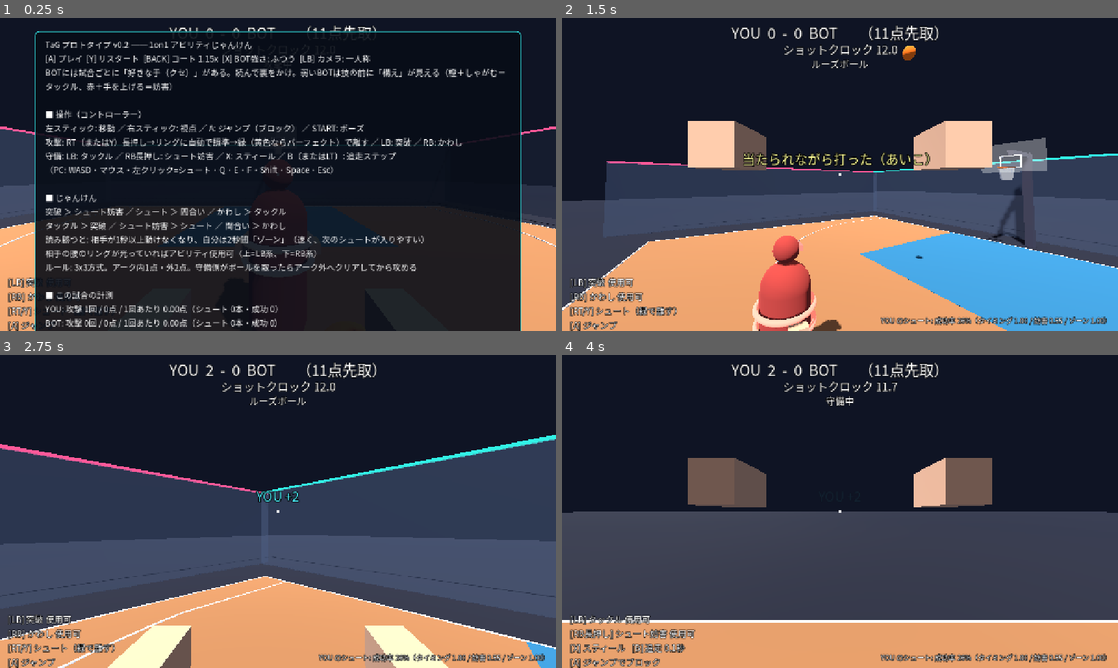
Above: before the commit, frames 1-4 (two rows, left to right).
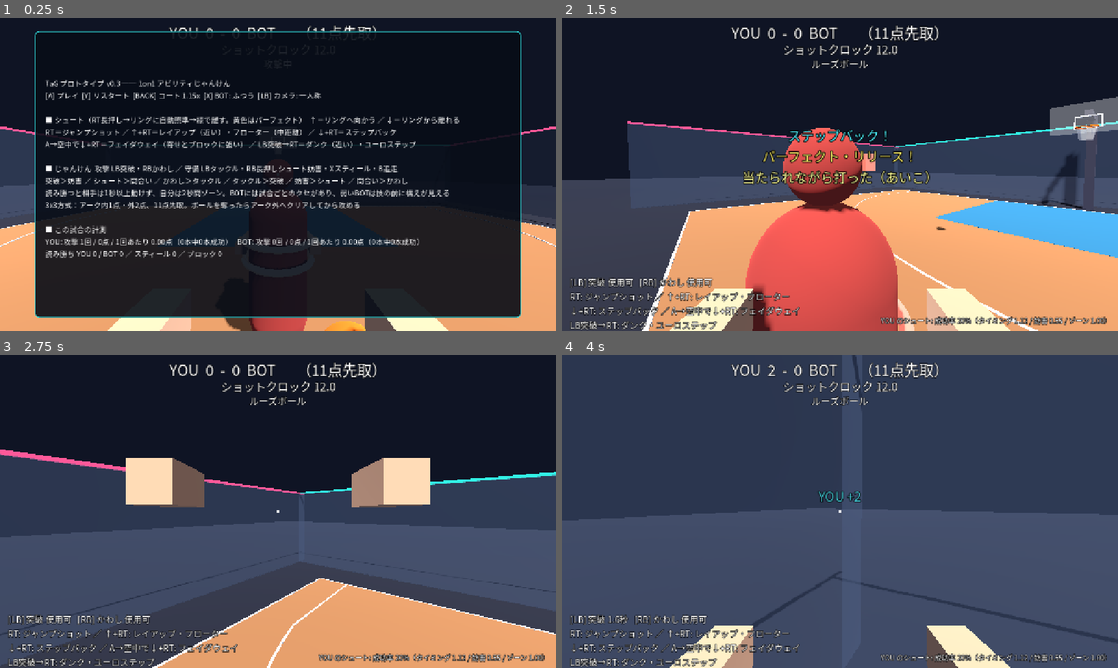
Above: after the commit, the same moments.

Repository: S70RM3892/Basket-team-play-TaG
Game: Godot game, scene res://main.tscn
The game is run twice, just before and just after one commit, with the same random seed, the same clock (stepped at 60 frames per second) and the same inputs.
Inputs (mouse positions are in pixels of both pictures, inside the frame that each line leads up to):
- Up to frame 1 (0.25 s): no input
- Up to frame 2 (1.5 s): tap Enter (menu_ok) at 0.5 s; move the mouse to (962, 158) at 0.52 s; press the mouse at (962, 158) at 0.53 s; hold D (move_right) 0.53-1.28 s; tap Space (jump) at 0.77, 1.07 s; tap F (steal) at 0.8, 1.35 s; move the mouse to (812, 174) at 1.27 s; release the mouse at (812, 174) at 1.28 s; hold W (move_fwd) from 1.28 s (still down)
- Up to frame 3 (2.75 s): keep holding W (move_fwd); tap Space (jump) at 1.52, 1.82, 2.3 s; tap Shift (step) at 1.55, 2.1 s; move the mouse to (289, 505) at 2.02 s
- Up to frame 4 (4 s): keep holding W (move_fwd); move the mouse to (834, 517) at 2.77 s; tap Space (jump) at 2.85, 3.02, 3.32, 3.77 s; click (834, 517) at 3.05 s; move the mouse to (878, 514) at 3.52 s; tap Q (ability1) at 3.6 s; tap F (steal) at 3.8 s

The runs differ from the first frame. In frame 1, 18% of the frame differs, in the area x 1-94%, y 7-100%; in frame 2, 49%; in frame 3, 24%; in frame 4, 81%, in the area x 0-100%, y 0-100%.

Commit message:
Prototype v0.3: contextual shot types from basic input combos
Stick direction x shoot x jump x dash selects jumper, layup, floater,
step-back, fadeaway, dunk or euro step. Each type has its own body motion,
auto-jump timed so the apex lands on the perfect zone, contest/block
sensitivity and arc. Dash-cancel into a shot stays tackle-vulnerable for
0.2s to keep the RPS intact. Bot picks shot types by situation. Meter
shows shot name + live success %, pause menu condensed with per-type stats.

Co-Authored-By: Claude Opus 5.5 <noreply@anthropic.com>
Claude-Session: https://claude.ai/code/session_014atymtKrLsjMvGRD2tjQcD

Diff:
--- a/prototype/project.godot
+++ b/prototype/project.godot
@@ -7,7 +7,7 @@
 
 config/name="TaG Prototype"
 config/description="Basket Team-play TaG: 1on1 ability rock-paper-scissors prototype"
-config/version="0.2.0"
+config/version="0.3.0"
 run/main_scene="res://main.tscn"
 config/features=PackedStringArray("4.7", "GL Compatibility")
 config/icon="res://icon.svg"
--- a/prototype/scripts/ai_brain.gd
+++ b/prototype/scripts/ai_brain.gd
@@ -16,6 +16,8 @@
 var queue: Array = []  # [{"t": float, "act": String}]
 var def_fav := "tackle"
 var off_fav := "dash"
+var fade_wait := 0.0
+var dash_shot_rolled := false
 const DEF_NAMES := {"tackle": "タックル", "contest": "シュート妨害", "wait": "間合い（待つ）"}
 const OFF_NAMES := {"dash": "突破", "dodge": "かわし", "shoot": "シュート"}
 
@@ -121,6 +123,23 @@
 		return
 	shooting = false
 
+	# フェイダウェイ：跳んでから、後ろに倒しつつ打つ
+	if fade_wait > 0.0:
+		fade_wait -= delta
+		a.set_move_world(-to_rim)
+		if fade_wait <= 0.0:
+			_start_shot(a)
+		return
+	# 突破中にリングが近ければ、ダンクかユーロステップにつなぐ
+	if a.state == A.S.DASH:
+		if not dash_shot_rolled and nd < 3.6:
+			dash_shot_rolled = true
+			if randf() < 0.65:
+				a.set_move_world(to_rim)
+				_start_shot(a)
+		return
+	dash_shot_rolled = false
+
 	if g.needs_clear and g.possession == a.team:
 		var out: Vector3 = rim - to_rim.normalized() * (g.arc_radius() + 1.2)
 		a.set_move_world(out - a.flat_pos())
@@ -141,7 +160,7 @@
 		reacted_state = -1
 
 	if g.shot_clock < 2.0 or dist_rim < 1.5:
-		_start_shot(a)
+		_plan_shot(a, to_rim, nd, d_opp)
 		return
 	think_t -= delta
 	if think_t > 0.0:
@@ -151,7 +170,7 @@
 		strafe = -strafe
 	var open := d_opp > 2.3 or not between
 	if open and nd < 8.0 and randf() < 0.75:
-		_start_shot(a)
+		_plan_shot(a, to_rim, nd, d_opp)
 		return
 	if not between:
 		return
@@ -173,6 +192,32 @@
 		"dodge":
 			a.i_ab2 = true
 		"shoot":
+			_plan_shot(a, to_rim, nd, d_opp)
+
+
+func _plan_shot(a, to_rim: Vector3, nd: float, d_opp: float) -> void:
+	## 状況に応じてシュートの種類を選び、その操作（スティックの向き・ジャンプ）を入れる
+	var plan := "auto"
+	if nd < 3.2:
+		plan = "drive"
+	elif d_opp < 1.8:
+		plan = _pick({"stepback": 1.2, "fade": 1.0, "jumper": 0.6})
+	elif nd < 5.5:
+		plan = _pick({"drive": 1.0, "jumper": 1.0})
+	else:
+		plan = "jumper"
+	match plan:
+		"drive":
+			a.set_move_world(to_rim)
+			_start_shot(a)
+		"stepback":
+			a.set_move_world(-to_rim)
+			_start_shot(a)
+		"fade":
+			a.i_jump = true
+			fade_wait = 0.12
+		_:
+			a.i_move = Vector2.ZERO
 			_start_shot(a)
 
 
--- a/prototype/scripts/athlete.gd
+++ b/prototype/scripts/athlete.gd
@@ -46,6 +46,18 @@
 const DOWN_T := 1.2
 const STAGGER_T := 0.7
 const SHOT_METER_T := 0.7
+# シュートの種類：基本操作の組み合わせで決まる（_classify_shot）
+#  meter=溜めが1.0になるまでの秒数 / mult=成功率の倍率 / prox=寄せの効きやすさ（小さいほど寄せに強い）
+#  block=ブロックされやすさ / angle=弾道の角度（0は距離で自動）/ jump_at・jump_v=自動ジャンプ（頂点が「パーフェクト」付近に来る）
+const SHOT_TYPES := {
+	"jumper": {"name": "ジャンプショット", "meter": 0.7, "mult": 1.0, "prox": 1.0, "block": 1.0, "angle": 0.0, "jump_at": 0.2, "jump_v": 4.0},
+	"stepback": {"name": "ステップバック", "meter": 0.75, "mult": 0.95, "prox": 1.0, "block": 0.8, "angle": 0.0, "jump_at": 0.25, "jump_v": 4.0},
+	"fade": {"name": "フェイダウェイ", "meter": 0.45, "mult": 0.86, "prox": 0.45, "block": 0.4, "angle": 56.0, "jump_at": -1.0, "jump_v": 0.0},
+	"layup": {"name": "レイアップ", "meter": 0.8, "mult": 1.05, "prox": 1.0, "block": 1.3, "angle": 0.0, "jump_at": 0.25, "jump_v": 4.4},
+	"euro": {"name": "ユーロステップ", "meter": 0.8, "mult": 1.0, "prox": 0.5, "block": 0.6, "angle": 0.0, "jump_at": 0.25, "jump_v": 4.4},
+	"floater": {"name": "フローター", "meter": 0.6, "mult": 0.95, "prox": 0.6, "block": 0.3, "angle": 66.0, "jump_at": 0.19, "jump_v": 3.2},
+	"dunk": {"name": "ダンク", "meter": 0.5, "mult": 1.0, "prox": 0.7, "block": 1.5, "angle": 0.0, "jump_at": 0.0, "jump_v": 5.0},
+}
 const SHOT_AUTO_RELEASE := 1.3
 const ZONE_T := 2.0
 
@@ -63,6 +75,11 @@
 var dash_beat_done := false
 var dodge_evaded := false
 var shoot_charge := 0.0
+var shot_type := "jumper"
+var shot_side := 1.0
+var shot_jumped := false
+var since_dash := 9.0
+var dash_cancel_t := 0.0  # 突破からダンク等へつないだ直後は、まだ「突破」としてタックルに負ける
 var shoot_contact := false
 var yaw := 0.0
 var pitch := 0.0
@@ -310,6 +327,8 @@
 	for k in cd.keys():
 		cd[k] = max(0.0, cd[k] - delta)
 	zone_t = max(0.0, zone_t - delta)
+	since_dash += delta
+	dash_cancel_t = max(0.0, dash_cancel_t - delta)
 	if pretell_t > 0.0:
 		pretell_t -= delta
 		if pretell_t <= 0.0:
@@ -377,10 +396,7 @@
 			var r := role()
 			if r == 1:
 				if i_shoot_held:
-					_enter(S.SHOOT)
-					shoot_charge = 0.0
-					shoot_contact = false
-					game.on_shot_start(self)
+					_begin_shot()
 				elif i_ab1 and cd.dash <= 0.0:
 					cd.dash = DASH_CD
 					_enter(S.DASH_START)
@@ -409,7 +425,11 @@
 				elif i_step and cd.step <= 0.0:
 					_start_step()
 		S.SHOOT:
-			shoot_charge += delta / SHOT_METER_T
+			var st: Dictionary = SHOT_TYPES[shot_type]
+			shoot_charge += delta / float(st.meter)
+			if not shot_jumped and float(st.jump_at) >= 0.0 and state_t >= float(st.jump_at) and is_on_floor():
+				velocity.y = float(st.jump_v)
+				shot_jumped = true
 			if role() != 1:
 				_enter(S.NORMAL)
 			elif not i_shoot_held or shoot_charge >= SHOT_AUTO_RELEASE:
@@ -423,8 +443,14 @@
 				collision_mask = 9
 				_enter(S.DASH)
 		S.DASH:
+			since_dash = 0.0
 			_check_dash_beats()
-			if state_t >= DASH_T:
+			if i_shoot_held and role() == 1:
+				# 突破 → シュート：ダンクかユーロステップにつながる
+				collision_mask = 11
+				dash_cancel_t = 0.2
+				_begin_shot()
+			elif state_t >= DASH_T:
 				collision_mask = 11
 				_enter(S.NORMAL)
 				game.on_dash_end(self)
@@ -485,6 +511,73 @@
 				_enter(S.NORMAL)
 
 
+func _classify_shot() -> String:
+	## 基本操作の組み合わせからシュートの種類を決める
+	var to_rim: Vector3 = game.rim_floor() - flat_pos()
+	var nd: float = to_rim.length() / game.court_scale
+	var w := _wish_dir()
+	var toward := w.dot(to_rim.normalized()) if w.length() > 0.1 and to_rim.length() > 0.01 else 0.0
+	shot_side = signf(i_move.x) if absf(i_move.x) > 0.25 else (1.0 if randf() < 0.5 else -1.0)
+	if state == S.DASH or since_dash < 0.5:
+		if nd < 1.9:
+			return "dunk"
+		if nd < 3.6:
+			return "euro"
+	if not is_on_floor():
+		return "fade" if toward < -0.3 else "jumper"
+	if toward > 0.5:
+		if nd < 3.2:
+			return "layup"
+		if nd < 5.5:
+			return "floater"
+	if toward < -0.5:
+		return "stepback"
+	return "jumper"
+
+
+func _begin_shot() -> void:
+	shot_type = _classify_shot()
+	shoot_charge = 0.0
+	shoot_contact = false
+	shot_jumped = false
+	collision_mask = 9 if shot_type == "euro" else 11
+	_enter(S.SHOOT)
+	game.on_shot_start(self)
+
+
+func shot_meter_t() -> float:
+	return float(SHOT_TYPES[shot_type].meter)
+
+
+func _shot_motion(hv: Vector3, delta: float) -> Vector3:
+	## シュートの種類ごとの体の動き（レイアップの2歩、ステップバックの跳び退き など）
+	var to_rim: Vector3 = game.rim_floor() - flat_pos()
+	var dist := to_rim.length()
+	var tr: Vector3 = to_rim / dist if dist > 0.01 else forward()
+	var t := state_t
+	match shot_type:
+		"layup":
+			if dist < 0.7:
+				return Vector3.ZERO
+			return tr * (5.0 if t < 0.28 else 2.0)
+		"euro":
+			var side := right_vec() * shot_side
+			if t < 0.14:
+				return side * 5.5 + tr * 2.0
+			if dist < 0.7:
+				return Vector3.ZERO
+			return tr * (5.0 if t < 0.3 else 1.5)
+		"dunk":
+			return tr * 6.5 if dist > 0.55 else Vector3.ZERO
+		"stepback":
+			return -tr * 6.5 if t < 0.22 else hv.move_toward(Vector3.ZERO, ACCEL * delta)
+		"fade":
+			return -tr * 2.4
+		"floater":
+			return tr * 2.5 if dist > 1.0 else Vector3.ZERO
+	return hv.move_toward(Vector3.ZERO, ACCEL * delta)
+
+
 func _wish_dir() -> Vector3:
 	var w := right_vec() * i_move.x + forward() * i_move.y
 	w.y = 0
@@ -502,6 +595,8 @@
 			hv = dir_lock * TACKLE_SPEED
 		S.STEP:
 			hv = dir_lock * STEP_SPEED
+		S.SHOOT:
+			hv = _shot_motion(hv, delta)
 		S.DOWN, S.TACKLE_RECOVER, S.DODGE_RECOVER, S.DASH_START, S.TACKLE_START, S.STEAL_RECOVER:
 			hv = hv.move_toward(Vector3.ZERO, ACCEL * 1.5 * delta)
 		_:
@@ -597,6 +692,7 @@
 
 func _release_shot() -> void:
 	var c := shoot_charge
+	collision_mask = 11
 	_enter(S.NORMAL)
 	game.release_shot(self, c, shoot_contact)
 
@@ -677,6 +773,10 @@
 		tilt = -1.35
 	elif state == S.STAGGER:
 		tilt = 0.25
+	elif state == S.SHOOT and shot_type == "fade":
+		tilt = 0.3
+	elif state == S.SHOOT and (shot_type == "layup" or shot_type == "euro" or shot_type == "dunk"):
+		tilt = -0.15
 	pivot.scale.y = crouch
 	pivot.rotation.x = tilt
 	var up := state == S.CONTEST or state == S.CONTEST_START or (not is_on_floor() and role() != 1) or (state == S.NORMAL and pretell == "contest")
--- a/prototype/scripts/ball.gd
+++ b/prototype/scripts/ball.gd
@@ -21,6 +21,8 @@
 var shooter = null
 var blocked := false
 var block_rolled := false
+var shot_kind := ""
+var block_mult := 1.0
 
 
 func setup(p_game) -> void:
--- a/prototype/scripts/hud.gd
+++ b/prototype/scripts/hud.gd
@@ -49,7 +49,7 @@
 	status_l = _label(22, HORIZONTAL_ALIGNMENT_CENTER)
 	_place(status_l, Control.PRESET_CENTER_TOP, -500, 88, 500, 118)
 	abil_l = _label(20, HORIZONTAL_ALIGNMENT_LEFT)
-	_place(abil_l, Control.PRESET_BOTTOM_LEFT, 18, -128, 560, -10)
+	_place(abil_l, Control.PRESET_BOTTOM_LEFT, 18, -128, 640, -10)
 	info_l = _label(16, HORIZONTAL_ALIGNMENT_RIGHT)
 	_place(info_l, Control.PRESET_BOTTOM_RIGHT, -760, -36, -16, -8)
 
@@ -117,7 +117,7 @@
 	sb.content_margin_bottom = 16
 	pause_panel.add_theme_stylebox_override("panel", sb)
 	pause_l = Label.new()
-	pause_l.add_theme_font_size_override("font_size", 19)
+	pause_l.add_theme_font_size_override("font_size", 17)
 	pause_l.autowrap_mode = TextServer.AUTOWRAP_WORD_SMART
 	pause_panel.add_child(pause_l)
 	root.add_child(pause_panel)
@@ -216,7 +216,7 @@
 	if r == 2:
 		abil_l.text = "[LB] %s\n[RB長押し] %s\n[X] スティール   [B] %s\n[A] ジャンプでブロック" % [_cd_text("タックル", h.cd.tackle), _cd_text("シュート妨害", h.cd.contest), _cd_text("追走", h.cd.step)]
 	else:
-		abil_l.text = "[LB] %s\n[RB] %s\n[RT/Y] シュート（緑で離す）\n[A] ジャンプ" % [_cd_text("突破", h.cd.dash), _cd_text("かわし", h.cd.dodge)]
+		abil_l.text = "[LB] %s   [RB] %s\nRT: ジャンプショット ／ ↑+RT: レイアップ・フローター\n↓+RT: ステップバック ／ A→空中で↓+RT: フェイダウェイ\nLB突破→RT: ダンク・ユーロステップ" % [_cd_text("突破", h.cd.dash), _cd_text("かわし", h.cd.dodge)]
 	var charging: bool = h.state == S.SHOOT
 	meter_bg.visible = charging
 	if charging:
@@ -228,10 +228,12 @@
 			note = "  妨害されている！"
 		elif sc.kind == "free" or sc.kind == "open":
 			note = "  フリー"
-		meter_pct.text = "成功率 %d%%%s" % [pct, note]
+		meter_pct.text = "%s  成功率 %d%%%s" % [sc.name, pct, note]
 		meter_pct.add_theme_color_override("font_color", Color(0.4, 1.0, 0.5) if pct >= 50 else (Color(1, 0.9, 0.4) if pct >= 30 else Color(1, 0.4, 0.4)))
 	info_l.text = last_shot_info
 	pause_panel.visible = game.paused
+	abil_l.visible = not game.paused
+	info_l.visible = not game.paused
 	if game.paused:
 		pause_l.text = _pause_text()
 	var no_pad := Input.get_connected_joypads().is_empty()
@@ -241,27 +243,23 @@
 
 func _pause_text() -> String:
 	var g = game
-	var head := "TaG プロトタイプ v0.2 ── 1on1 アビリティじゃんけん\n"
+	var t := "TaG プロトタイプ v0.3 ── 1on1 アビリティじゃんけん\n"
 	if g.game_over:
-		head = "試合終了  YOU %d - %d BOT     BOTのクセ: %s\n" % [g.score[0], g.score[1], g.bot.brain.habit_text()]
-	var t := head
-	t += "[A] %s  [Y] リスタート  [BACK] コート %.2fx  [X] BOT強さ: %s  [LB] カメラ: %s\n" % ["新しい試合" if g.game_over else "プレイ", g.court_scale, g.SKILL_NAMES[g.skill_idx], "三人称" if g.camera_tps else "一人称"]
-	t += "BOTには試合ごとに「好きな手（クセ）」がある。読んで裏をかけ。弱いBOTは技の前に「構え」が見える（橙＋しゃがむ＝タックル、赤＋手を上げる＝妨害）\n\n"
-	t += "■ 操作（コントローラー）\n"
-	t += "左スティック: 移動 ／ 右スティック: 視点 ／ A: ジャンプ（ブロック） ／ START: ポーズ\n"
-	t += "攻撃: RT（またはY）長押し→リングに自動で照準→緑（黄色ならパーフェクト）で離す ／ LB: 突破 ／ RB: かわし\n"
-	t += "守備: LB: タックル ／ RB長押し: シュート妨害 ／ X: スティール ／ B（またはLT）: 追走ステップ\n"
-	t += "（PC: WASD・マウス・左クリック=シュート・Q・E・F・Shift・Space・Esc）\n\n"
-	t += "■ じゃんけん\n"
-	t += "突破 ＞ シュート妨害 ／ シュート ＞ 間合い ／ かわし ＞ タックル\n"
-	t += "タックル ＞ 突破 ／ シュート妨害 ＞ シュート ／ 間合い ＞ かわし\n"
-	t += "読み勝つと: 相手が1秒以上動けなくなり、自分は2秒間「ゾーン」（速く、次のシュートが入りやすい）\n"
-	t += "相手の腰のリングが光っていればアビリティ使用可（上=LB系、下=RB系）\n"
-	t += "ルール: 3x3方式。アーク内1点・外2点。守備側がボールを取ったらアーク外へクリアしてから攻める\n\n"
+		t = "試合終了  YOU %d - %d BOT     BOTのクセ: %s\n" % [g.score[0], g.score[1], g.bot.brain.habit_text()]
+	t += "[A] %s  [Y] リスタート  [BACK] コート %.2fx  [X] BOT: %s  [LB] カメラ: %s\n\n" % ["新しい試合" if g.game_over else "プレイ", g.court_scale, g.SKILL_NAMES[g.skill_idx], "三人称" if g.camera_tps else "一人称"]
+	t += "■ シュート（RT長押し→リングに自動照準→緑で離す。黄色はパーフェクト）  ↑＝リングへ向かう ／ ↓＝リングから離れる\n"
+	t += "RT＝ジャンプショット ／ ↑+RT＝レイアップ（近い）・フローター（中距離） ／ ↓+RT＝ステップバック\n"
+	t += "A→空中で↓+RT＝フェイダウェイ（寄せとブロックに強い） ／ LB突破→RT＝ダンク（近い）・ユーロステップ\n\n"
+	t += "■ じゃんけん  攻撃 LB突破・RBかわし ／ 守備 LBタックル・RB長押しシュート妨害・Xスティール・B追走\n"
+	t += "突破＞妨害 ／ シュート＞間合い ／ かわし＞タックル ／ タックル＞突破 ／ 妨害＞シュート ／ 間合い＞かわし\n"
+	t += "読み勝つと相手は1秒以上動けず、自分は2秒間ゾーン。BOTには試合ごとのクセがあり、弱いBOTは技の前に構えが見える\n"
+	t += "3x3方式：アーク内1点・外2点、11点先取。ボールを奪ったらアーク外へクリアしてから攻める\n\n"
 	t += "■ この試合の計測\n"
-	t += "YOU: 攻撃 %d回 / %d点 / 1回あたり %.2f点（シュート %d本・成功 %d）\n" % [g.stats.poss[0], g.stats.pts[0], g.ppp(0), g.stats.shots[0], g.stats.makes[0]]
-	t += "BOT: 攻撃 %d回 / %d点 / 1回あたり %.2f点（シュート %d本・成功 %d）\n" % [g.stats.poss[1], g.stats.pts[1], g.ppp(1), g.stats.shots[1], g.stats.makes[1]]
-	t += "読み勝ち YOU %d回 / BOT %d回\n" % [g.stats.reads[0], g.stats.reads[1]]
-	t += "タックル＞突破 %d ／ 突破＞妨害 %d ／ かわし＞タックル %d ／ 間合い＞かわし %d\n" % [g.stats.tackle_beats_dash, g.stats.dash_beats_contest, g.stats.dodge_beats_tackle, g.stats.dodge_read]
-	t += "ノーマーク %d ／ 妨害されたシュート %d ／ 当たられながら %d ／ スティール %d ／ ブロック %d" % [g.stats.open_shot, g.stats.contested_shot, g.stats.contact_shot, g.stats.steal, g.stats.block]
+	t += "YOU: 攻撃 %d回 / %d点 / 1回あたり %.2f点（%d本中%d本成功）   BOT: 攻撃 %d回 / %d点 / 1回あたり %.2f点（%d本中%d本成功）\n" % [g.stats.poss[0], g.stats.pts[0], g.ppp(0), g.stats.shots[0], g.stats.makes[0], g.stats.poss[1], g.stats.pts[1], g.ppp(1), g.stats.shots[1], g.stats.makes[1]]
+	t += "読み勝ち YOU %d / BOT %d ／ スティール %d ／ ブロック %d\n" % [g.stats.reads[0], g.stats.reads[1], g.stats.steal, g.stats.block]
+	var ty := ""
+	for k in g.stats.types.keys():
+		ty += "%s %d/%d  " % [AthleteScript.SHOT_TYPES[k].name, g.stats.types[k][1], g.stats.types[k][0]]
+	if ty != "":
+		t += "シュートの種類（成功/本数・両チーム合計）: " + ty
 	return t
--- a/prototype/scripts/main.gd
+++ b/prototype/scripts/main.gd
@@ -48,6 +48,7 @@
 var snap_t := 0.0
 var snap_play := false
 var snap_demo := false
+var snap_step := false
 var failed_makes: Array = []
 var st_list: Array = []
 var st_i := -1
@@ -66,6 +67,9 @@
 			snap_path = arg.substr(7)
 		if arg == "--snap-play":
 			snap_play = true
+		if arg == "--snap-step":
+			snap_play = true
+			snap_step = true
 		if arg == "--snap-tps":
 			camera_tps = true
 		if arg == "--snap-demo":
@@ -81,7 +85,7 @@
 	new_game()
 	if shottest:
 		paused = false
-		for d in [0.8, 1.5, 3.0, 4.5, 6.0, 7.5, 9.0]:
+		for d in [-1.0, 0.8, 1.5, 3.0, 4.5, 6.0, 7.5, 9.0]:
 			for k in 4:
 				st_list.append(d)
 	elif autotest:
@@ -449,7 +453,7 @@
 		"poss": [0, 0], "pts": [0, 0], "shots": [0, 0], "makes": [0, 0],
 		"tackle_beats_dash": 0, "tackle_hit": 0, "dash_beats_contest": 0, "dash_tie": 0, "dash_clear": 0,
 		"dodge_beats_tackle": 0, "dodge_read": 0, "open_shot": 0, "contested_shot": 0, "contact_shot": 0,
-		"steal": 0, "block": 0, "turnover": 0, "exp_makes": 0.0, "planned_makes": 0, "reads": [0, 0],
+		"steal": 0, "block": 0, "turnover": 0, "exp_makes": 0.0, "planned_makes": 0, "reads": [0, 0], "types": {},
 	}
 	give_ball(0)
 
@@ -495,6 +499,9 @@
 			Input.action_press("shoot")
 		if snap_demo and snap_t > 2.25 and stats.reads[0] == 0:
 			on_read_win(human, bot, "かわし ＞ タックル")
+		if snap_step and snap_t > 1.95 and not Input.is_action_pressed("shoot"):
+			Input.action_press("move_back")
+			Input.action_press("shoot")
 		if snap_t > 2.6:
 			get_viewport().get_texture().get_image().save_png(snap_path)
 			print("[snap] saved ", snap_path)
@@ -560,8 +567,8 @@
 		for a in athletes:
 			if a.team == ball.shot_team or a.is_on_floor():
 				continue
-			if ball.linear_velocity.y > 0.0 and a.hand_reach_point().distance_to(ball.global_position) < 0.32:
-				if not a.is_human and (ball.block_rolled or randf() > 0.25 + 0.3 * a.brain.skill):
+			if ball.linear_velocity.y > 0.0 and a.hand_reach_point().distance_to(ball.global_position) < 0.32 * ball.block_mult:
+				if not a.is_human and (ball.block_rolled or randf() > (0.25 + 0.3 * a.brain.skill) * ball.block_mult):
 					ball.block_rolled = true
 					continue
 				ball.blocked = true
@@ -649,15 +656,15 @@
 		return
 	t.recover_len = 0.3
 	t._enter(S.TACKLE_RECOVER)
-	if o.state == S.SHOOT:
+	if o.state == S.SHOOT and o.dash_cancel_t <= 0.0:
 		o.shoot_contact = true
 		o._release_shot()
 		stats.contact_shot += 1
 		hud.popup("当たられながら打った（あいこ）", Color(1, 1, 0.6))
 		return
 	var had_ball: bool = ball.holder == o
-	var was_dash: bool = o.state == S.DASH or o.state == S.DASH_START
-	if had_ball and not was_dash:
+	var was_dash: bool = o.state == S.DASH or o.state == S.DASH_START or (o.state == S.SHOOT and o.dash_cancel_t > 0.0)
+	if had_ball and not was_dash and o.state != S.SHOOT:
 		# 突破していない相手へのタックルは「当たり負け」させるだけ（ボールは奪えない）
 		o.velocity += t.forward() * 2.5
 		o.stagger(0.35)
@@ -758,6 +765,11 @@
 		base = lerp(0.55, 0.35, (nd - 6.75) / 2.75)
 	else:
 		base = 0.1
+	var st: Dictionary = AthleteScript.SHOT_TYPES[a.shot_type]
+	if a.shot_type == "dunk":
+		base = 0.96
+	else:
+		base *= float(st.mult)
 	var q := timing_quality(charge)
 	var cont := 1.0
 	var kind := ""
@@ -781,10 +793,13 @@
 		cont = 0.96
 	elif od < 5.0:
 		kind = "open"
+	if kind == "" or kind == "open":
+		# 寄せの効きやすさはシュートの種類で変わる（フェイダウェイやユーロステップは寄せに強い）
+		cont = 1.0 - (1.0 - cont) * float(st.prox)
 	var zone := 1.15 if a.zone_t > 0.0 else 1.0
 	var contact_m := 0.55 if contact else 1.0
 	var p: float = clamp(base * q * cont * contact_m * zone, 0.02, 0.97)
-	return {"p": p, "q": q, "cont": cont * contact_m, "kind": kind, "nd": nd, "zone": zone}
+	return {"p": p, "q": q, "cont": cont * contact_m, "kind": kind, "nd": nd, "zone": zone, "name": st.name}
 
 
 func release_shot(a, charge: float, contact: bool) -> void:
@@ -801,6 +816,12 @@
 	elif sc.kind == "open":
 		stats.open_shot += 1
 		label = "ノーマーク！  シュート ＞ 間合い"
+	var st: Dictionary = AthleteScript.SHOT_TYPES[a.shot_type]
+	if a.shot_type != "jumper":
+		hud.popup(str(st.name) + "！", _col(a.team))
+	if not stats.types.has(a.shot_type):
+		stats.types[a.shot_type] = [0, 0]
+	stats.types[a.shot_type][0] += 1
 	if q > 1.05:
 		hud.popup("パーフェクト・リリース！", Color(1, 0.95, 0.4))
 		play_ui("perfect")
@@ -830,8 +851,33 @@
 		angle = 76.0
 	elif nd < 2.0:
 		angle = 64.0
+	if float(st.angle) > 0.0 and nd >= 1.2:
+		angle = float(st.angle)
 	var v := _solve(from, target, angle)
+	if a.shot_type == "dunk" and nd < 2.2:
+		# ダンク：リングの真上から叩き込む
+		var away := Vector3(fp.x, 0, fp.z - RIM_Z)
+		away = away.normalized() if away.length() > 0.05 else Vector3(0, 0, 1)
+		from = rim_center() + away * 0.3 + Vector3(0, 0.32, 0)
+		var aim := rim_center() + Vector3(0, -0.1, 0)
+		if not make:
+			aim = rim_center() + away * 0.24 + Vector3(0, 0.02, 0)
+		v = (aim - from) / 0.14
 	ball.shoot(from, v, a, points, valid)
+	ball.shot_kind = a.shot_type
+	ball.block_mult = float(st.block)
+	if a.shot_type == "dunk" and not o.is_on_floor() and (o.flat_pos() - rim_floor()).length() < 1.5:
+		# ゴール下で跳んでいた相手には、ダンクを叩かれることがある
+		if o.is_human or randf() < 0.3 + 0.4 * o.brain.skill:
+			ball.blocked = true
+			ball.state = B.LOOSE
+			ball.loose_t = 0.0
+			ball.last_touch_team = o.team
+			var out := Vector3(fp.x, 0, fp.z - RIM_Z).normalized() * 4.0
+			ball.launch(out + Vector3(0, 2.0, 0))
+			stats.block += 1
+			hud.popup("ダンクをブロック！ " + team_name(o.team), _col(o.team))
+			play_ui("win" if o.team == 0 else "lose")
 	shot_clock = SHOT_CLOCK
 	if label != "":
 		hud.popup(label, _col(a.team))
@@ -871,6 +917,8 @@
 		return
 	planned_pending = []
 	score[t] += pts
+	if ball.shot_team >= 0 and stats.types.has(ball.shot_kind):
+		stats.types[ball.shot_kind][1] += 1
 	stats.pts[t] += pts
 	stats.makes[t] += 1
 	play_ui("score")
@@ -934,7 +982,13 @@
 		var dirv := Vector3(sin(side * 0.6), 0, cos(side * 0.6))
 		var from := rim_floor() + dirv * d + Vector3(0, 2.1, 0)
 		dead_ball_t = -1.0
-		ball.shoot(from, _solve(from, rim_center() + Vector3(0, 0.02, 0), 76.0 if d < 1.2 else (64.0 if d < 2.0 else 52.0)), human, 1, true)
+		if d < 0.0:
+			# ダンクの弾道
+			var away := dirv
+			var f2 := rim_center() + away * 0.3 + Vector3(0, 0.32, 0)
+			ball.shoot(f2, (rim_center() + Vector3(0, -0.1, 0) - f2) / 0.14, human, 1, true)
+		else:
+			ball.shoot(from, _solve(from, rim_center() + Vector3(0, 0.02, 0), 76.0 if d < 1.2 else (64.0 if d < 2.0 else 52.0)), human, 1, true)
 		ball.shot_team = 0
 	if ball.state != B.DEAD:
 		var p: Vector3 = ball.global_position
Not shown, changed: prototype/export_presets.cfg
